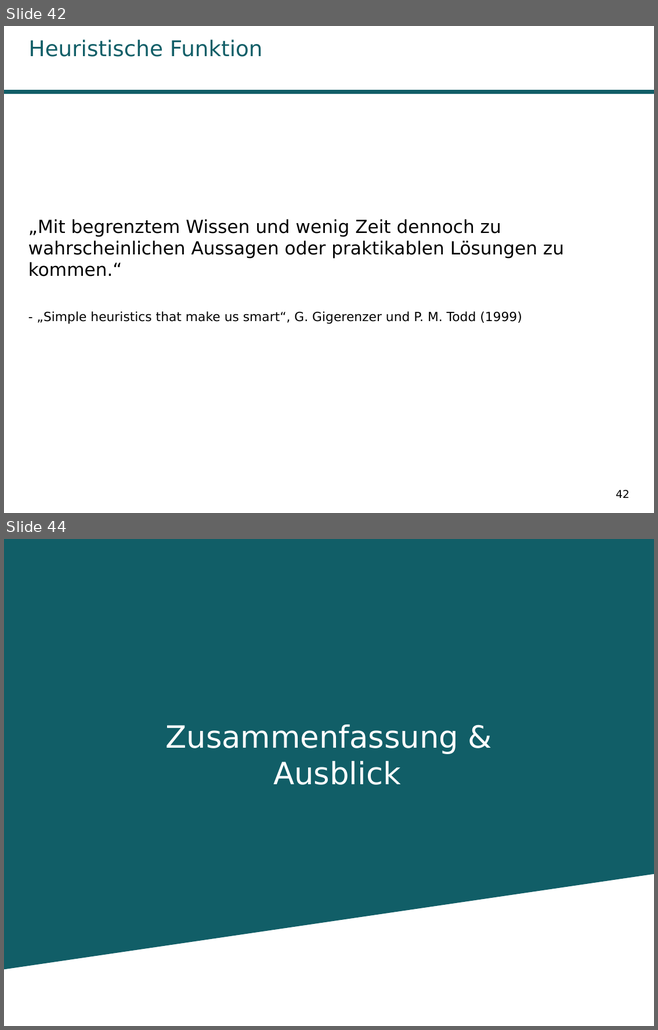
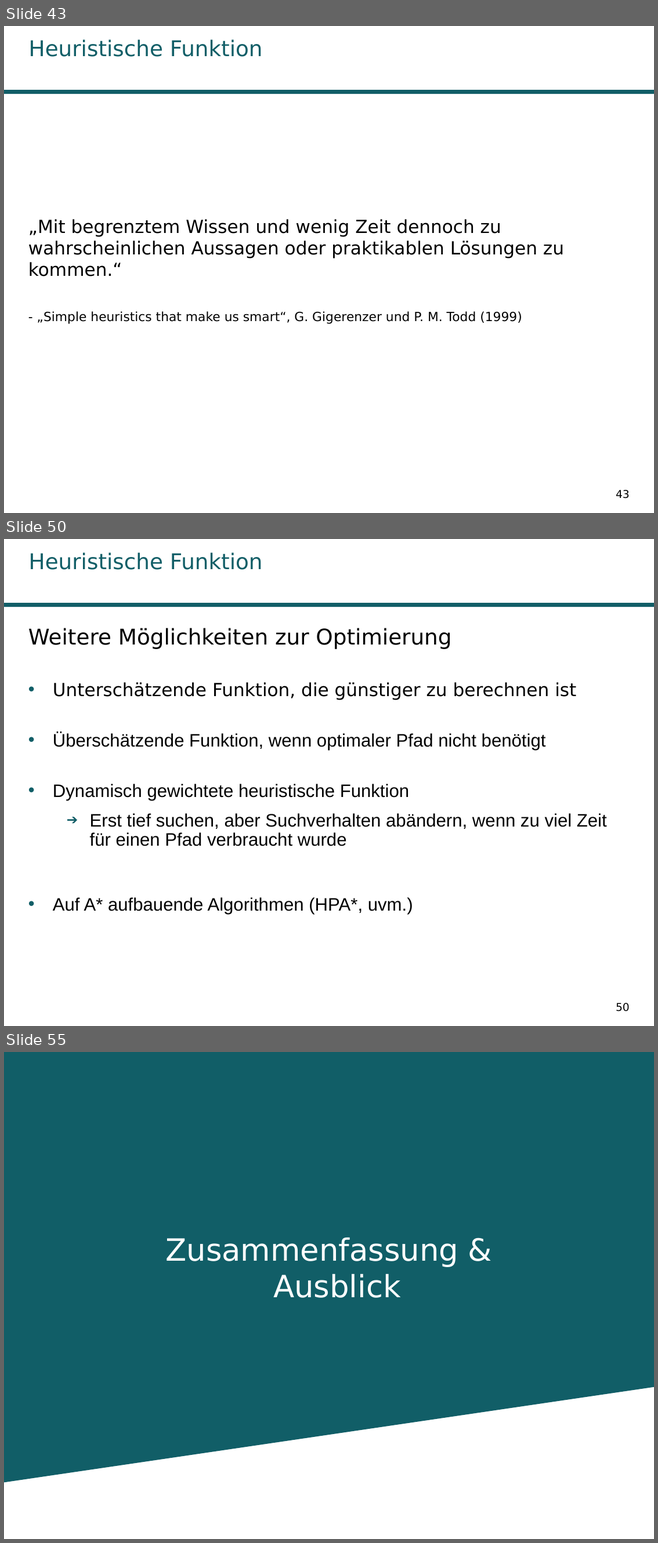
Before and after one commit to Kage0x3B/wissenschaftliches-arbeiten-praesentation, a slide deck: Präsentation Pfadplanungsalgorithmen.odp. Shown one above the other, each under a label of ours: slides 42 and 44 before the commit, slides 43, 50 and 55 after it; the slides between them are not shown. The pictures are 658x1030 and 658x1543 pixels, drawn with LibreOffice and Linux fonts; fonts in the diff are those of the drawing; background and template pictures are left out. Boxes give left, top, right and bottom in pixels: in the first picture for what was removed or moved away, otherwise in the second. Text is boxed around its words. In the diff, an @@ line names an element or a change of style, - is before the commit and + after.

```diff
--- a/Präsentation Pfadplanungsalgorithmen.odp
+++ b/Präsentation Pfadplanungsalgorithmen.odp
@@ slide 50 added at <box>4,539,654,1026</box>, background #FFFFFF; not listed: 1 template element that a slide beside it also shows @@
@@ title added at <box>29,552,263,570</box>, 24 pt, text #115E67 @@
+Heuristische Funktion
@@ text added at <box>28,628,607,914</box>, 20 pt, text #000000 @@
+Weitere Möglichkeiten zur Optimierung
+• Unterschätzende Funktion, die günstiger zu berechnen ist
+• Überschätzende Funktion, wenn optimaler Pfad nicht benötigt
+• Dynamisch gewichtete heuristische Funktion
+  ➔ Erst tief suchen, aber Suchverhalten abändern, wenn zu viel Zeit für einen Pfad verbraucht wurde
+• Auf A* aufbauende Algorithmen (HPA*, uvm.)
@@ page number added at <box>615,1003,629,1012</box>, 12 pt, text #000000 @@
+50
@@ what was slide 42 is now slide 43 @@
@@ page number at <box>615,490,629,499</box>: text changed @@
-42
+43
@@ what was slide 44 is now slide 55 @@
```
Also in this commit, not shown: 14 slides changed, 11 other slides added, 1 slide removed, 6 other files.
